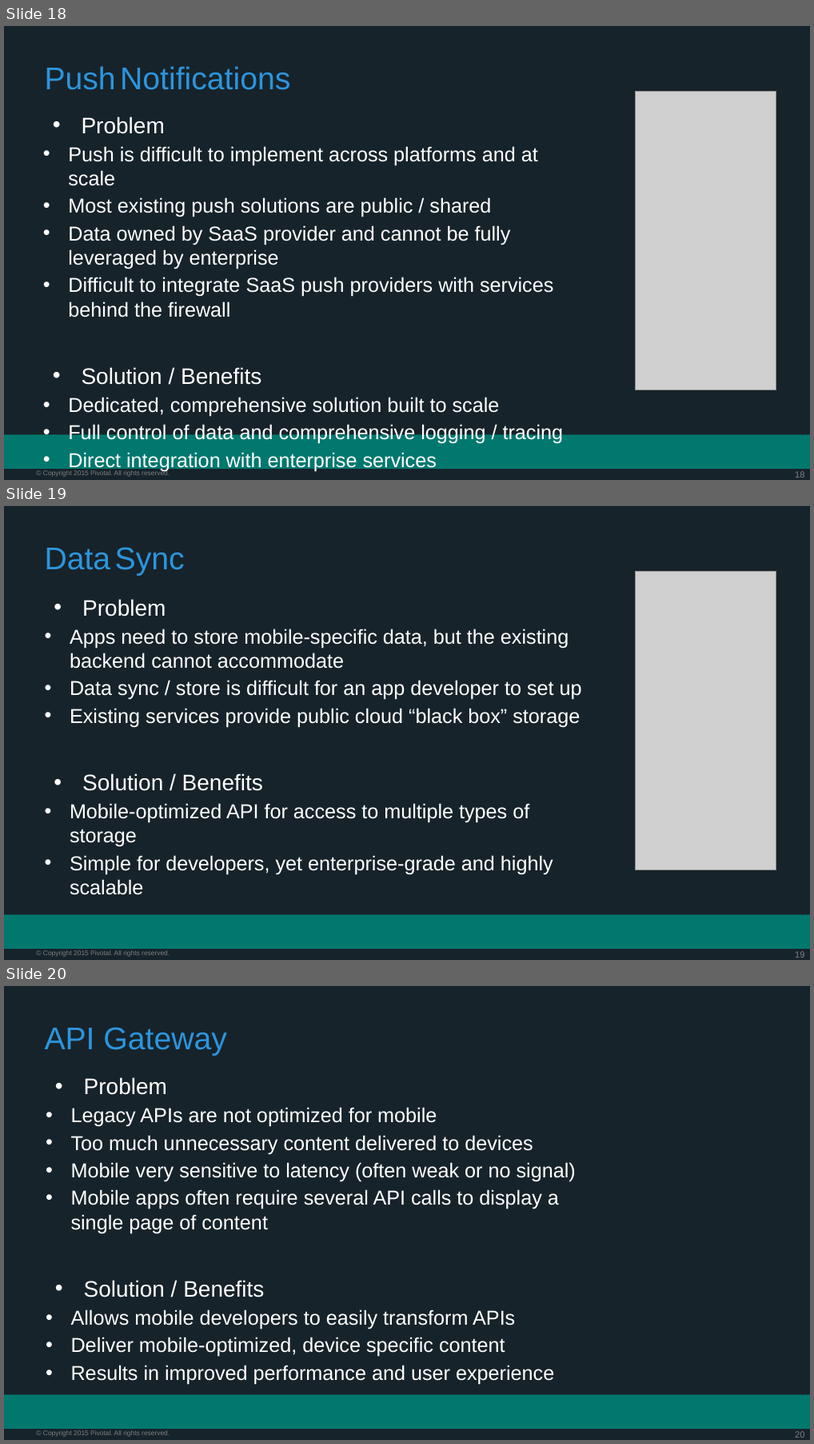
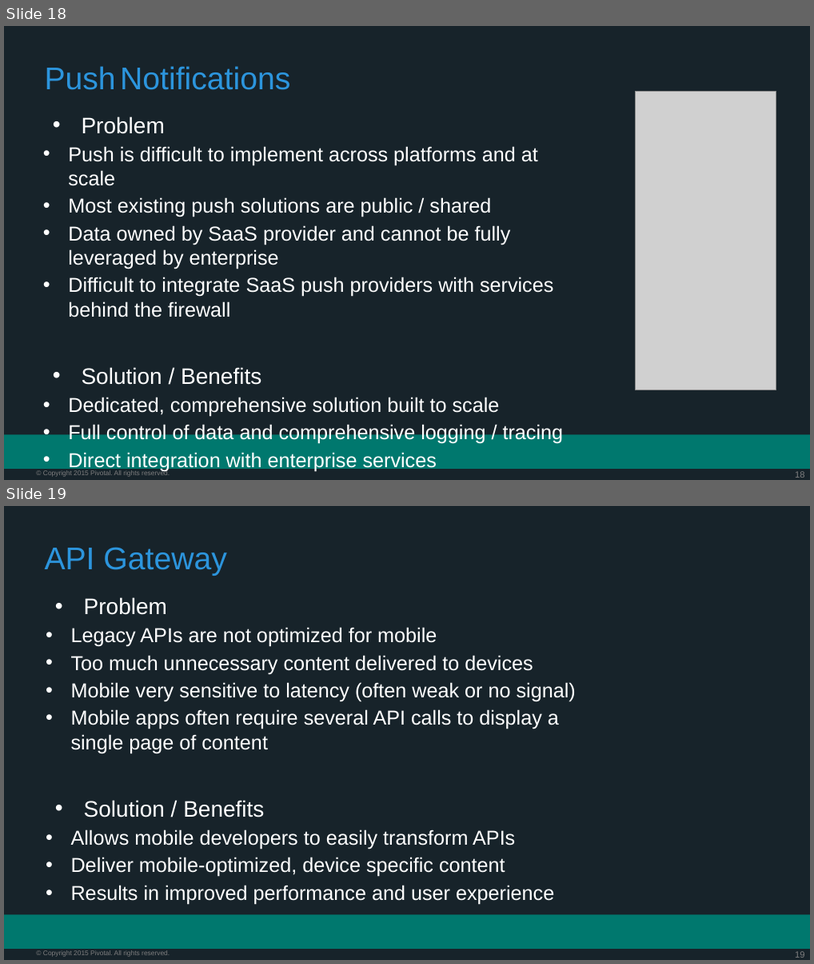
Before and after one commit to vmware-archive/PCF-Workshop-101, a slide deck: presentations/Session_4_Services_Overview.pptx. Shown one above the other, each under a label of ours: slides 18, 19 and 20 before the commit, slides 18 and 19 after it. The pictures are 814x1444 and 814x964 pixels, drawn with LibreOffice and Linux fonts; fonts in the diff are those of the drawing; grey boxes stand for pictures; background and template pictures are left out. Boxes give left, top, right and bottom in pixels: in the first picture for what was removed or moved away, otherwise in the second. Text is boxed around its words. In the diff, an @@ line names an element or a change of style, - is before the commit and + after.

Commit message:
Removed Elk and EOL Mobile services

```diff
--- a/presentations/Session_4_Services_Overview.pptx
+++ b/presentations/Session_4_Services_Overview.pptx
@@ slide 19 removed at box(4, 506, 810, 960), background #17232A; not listed: 3 template elements that a slide beside it also shows @@
@@ title removed at box(45, 547, 185, 576) @@
-Data Sync
@@ picture removed at box(635, 572, 777, 869) @@
@@ text removed at box(70, 599, 582, 895) @@
-• Problem
-  • Apps need to store mobile-specific data, but the existing backend cannot accommodate
-  • Data sync / store is difficult for an app developer to set up
-  • Existing services provide public cloud “black box” storage
-• Solution / Benefits
-  • Mobile-optimized API for access to multiple types of storage
-  • Simple for developers, yet enterprise-grade and highly scalable
@@ what was slide 20 is now slide 19 @@
@@ page number at box(795, 951, 805, 957): text changed @@
-20
+19
```
Also in this commit, not shown: 4 slides changed, 1 other slide removed.
